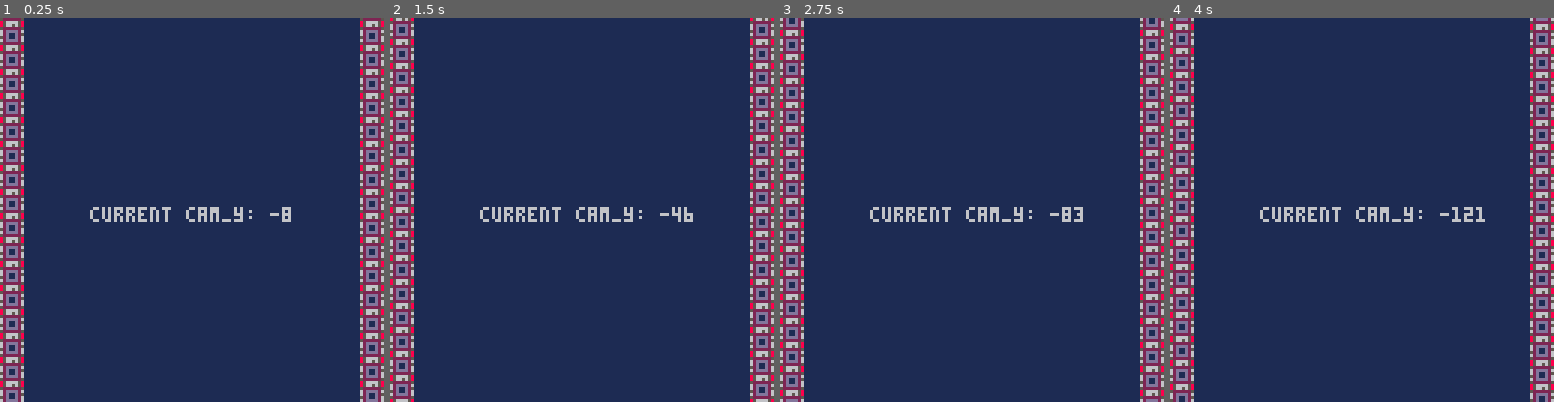
Above: before the commit, frames 1-4 (left to right).
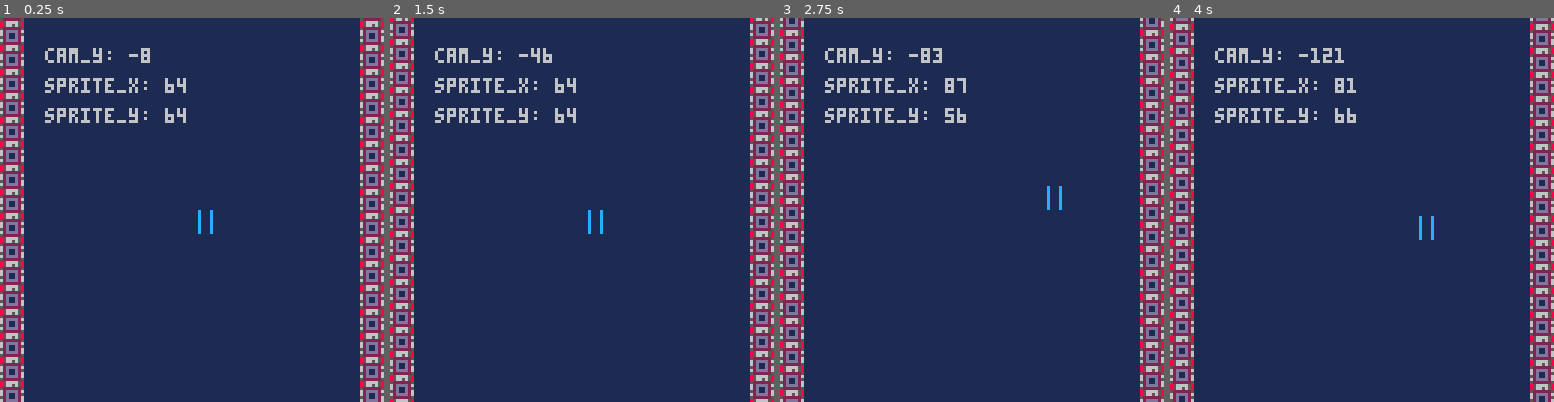
Above: after the commit, the same moments.

Repository: ltpitt/lua-pico-8-invaders
Game: PICO-8 cartridge map_davide.p8
Same seed, same stepped clock (60 frames per second), same inputs: the game is played once before the commit and once after it.
Inputs:
- Up to frame 1 (0.25 s): no input
- Up to frame 2 (1.5 s): no input
- Up to frame 3 (2.75 s): hold Right 1.6-2.1 s; hold Up 2.15-2.42 s; hold Right from 2.47 s (still down)
- Up to frame 4 (4 s): release Right at 3.03 s; hold Left 3.08-3.58 s; hold Down 3.63-3.97 s

The runs differ from the first frame. In frame 1, 2.3% of the frame differs, in the area x 11-76%, y 7-57%; in frame 2, 2.4%; in frame 3, 2.5%; in frame 4, 2.6%, in the area x 11-83%, y 7-58%.

Commit message:
feat: Other endless scrolling implementation

Diff:
--- a/map_davide.p8
+++ b/map_davide.p8
@@ -6,16 +6,39 @@
 cam_y = 0
 cam_x = 0
 
-
 function _update()
+
  if (cam_y > -376) then
   cam_y -= 1
  end
+
+ if btn(2) then
+  sprite_y-=1
+ end
+ if btn(3) then
+  sprite_y+=1
+ end
+ if btn(0) then
+  sprite_x-=1
+ end
+ if btn(1) then
+  sprite_x+=1
+ end
+
+
+
 end
+
+sprite_x=64
+sprite_y=64
 
 function _draw()
  cls(1)
- print("current cam_y: " .. cam_y,30,cam_y+64)
+ camera()
+ print("cam_y: " .. cam_y,15,10)
+ print("sprite_x: "..sprite_x,15,20)
+ print("sprite_y: "..sprite_y,15,30)
+ spr(4,sprite_x,sprite_y)
  camera(cam_x,cam_y)
  max_y_cells=128
  mapdraw(0, -16, 120, -510, 32, max_y_cells)
